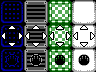
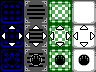
Layered file, before and after one edit (96 × 72). Changes by layer:
painted on "Pasted Layer" over [1, 0, 96, 72]
